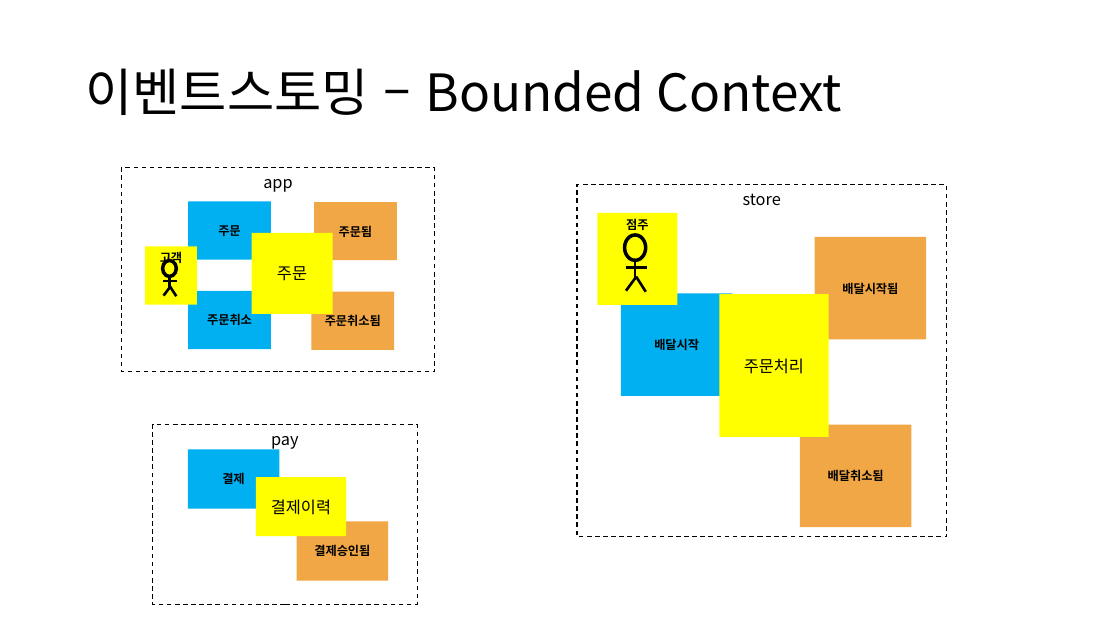
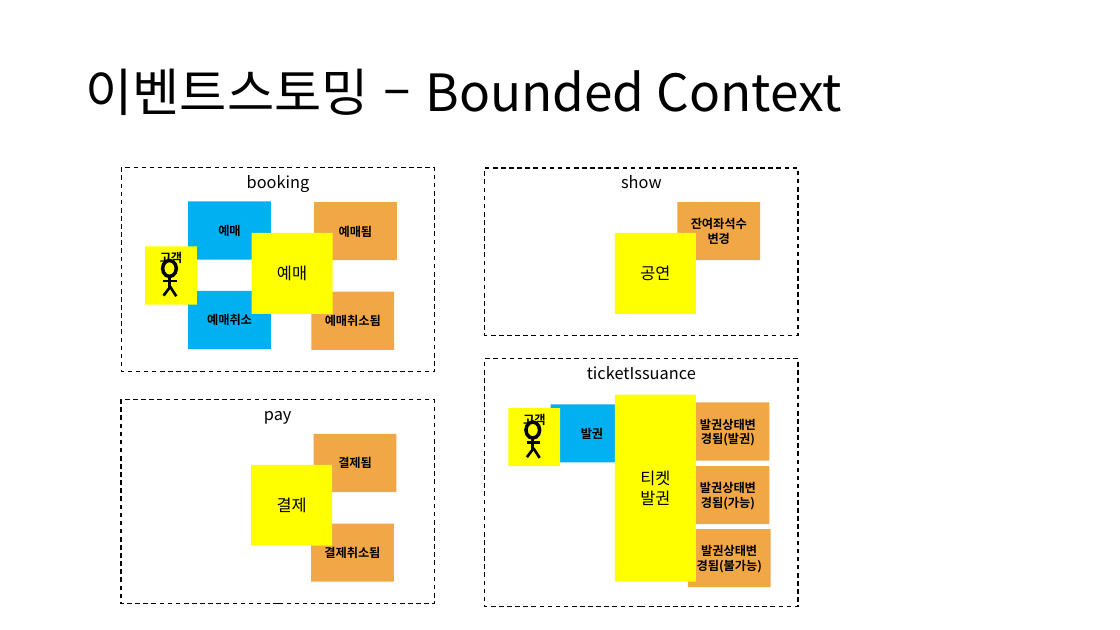
Before and after one commit to rudal13/teamBooking, a slide deck: slide 8 of 실무테스트 sheet.pptx (slide 10 before the commit). Drawn at 1120x630 pixels with LibreOffice and Linux fonts; fonts in the diff are those of the drawing. Boxes give left, top, right and bottom in pixels: in the first picture for what was removed or moved away, otherwise in the second. Text is boxed around its words. In the diff, an @@ line names an element or a change of style, - is before the commit and + after.

Commit message:
booking

```diff
--- a/실무테스트 sheet.pptx
+++ b/실무테스트 sheet.pptx
@@ text in rectangle at [247,175,310,192]: text changed @@
-app
+booking
@@ rectangle added at [485,168,798,335], outline #000000 1 pt dashed, 14 pt, text #000000 @@
+show
@@ group removed at [577,185,947,537]: 6 rectangles, 4 lines, 1 ellipse @@
-배달시작됨
-배달취소됨
-배달시작
-점주
-주문처리
-store
@@ rectangle added at [677,202,760,260], fill #F1A746, 10.5 pt, text #000000, bold @@
+잔여좌석수변경
@@ text in rectangle at [218,224,240,236]: text changed @@
-주문
+예매
@@ text in rectangle at [339,225,373,237]: text changed @@
-주문됨
+예매됨
@@ rectangle added at [615,233,697,313], fill #FFFF00, 14 pt, text #000000 @@
+공연
@@ text in rectangle at [277,265,307,281]: text changed @@
-주문
+예매
@@ text in rectangle at [207,312,252,325]: text changed @@
-주문취소
+예매취소
@@ text in rectangle at [325,312,381,326]: text changed @@
-주문취소됨
+예매취소됨
@@ rectangle "pay": place and size @@
-rectangle "pay" at [153,424,418,604]
+rectangle "pay" at [121,400,434,604]
@@ group added at [485,359,798,607]: 7 rectangles, 4 lines, 1 ellipse @@
+발권상태변경됨(발권)
+발권
+고객
+ticketIssuance
+발권상태변경됨(가능)
+발권상태변경됨(불가능)
+티켓
+발권
@@ rectangle "결제됨": place and size @@
-rectangle "결제됨" at [256,477,346,536]
+rectangle "결제됨" at [314,434,397,492]
@@ rectangle "결제됨" at [314,434,397,492]: fill #FFFF00 to #F1A746 @@
@@ rectangle "결제": place and size @@
-rectangle "결제" at [188,450,280,508]
+rectangle "결제" at [251,465,333,545]
@@ rectangle "결제" at [251,465,333,545]: size 10.5 to 14 pt, bold off; fill #00B0F0 to #FFFF00 @@
@@ text in rectangle at [338,457,372,468]: text changed; size 14 to 10.5 pt; bold on @@
-결제이력
+결제됨
@@ rectangle "결제취소됨": place and size @@
-rectangle "결제취소됨" at [297,522,388,581]
+rectangle "결제취소됨" at [311,523,394,581]
@@ text in rectangle at [324,544,380,558]: text changed @@
-결제승인됨
+결제취소됨
```
Also in this commit, not shown: 6 other slides changed, 7 slides added, 16 slides removed.
